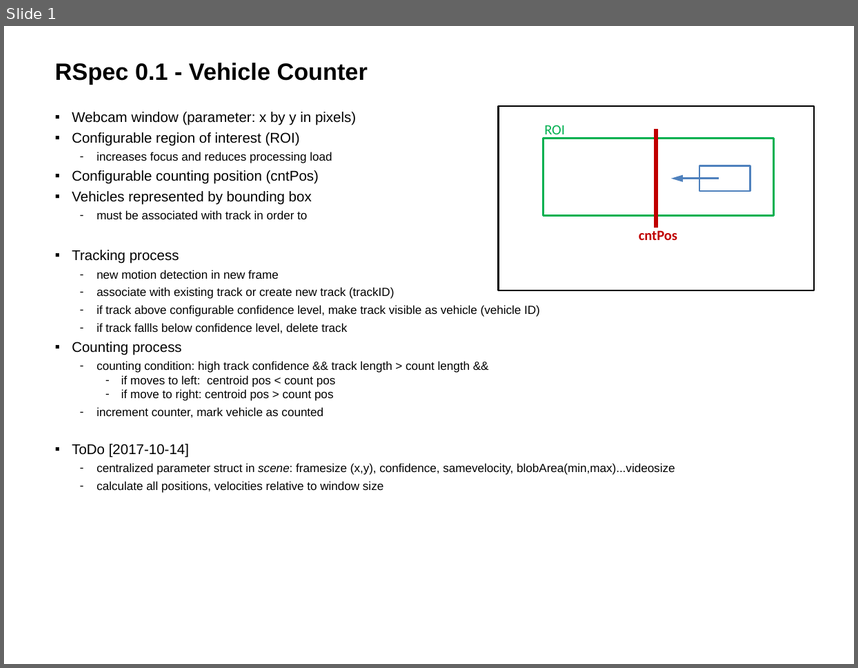
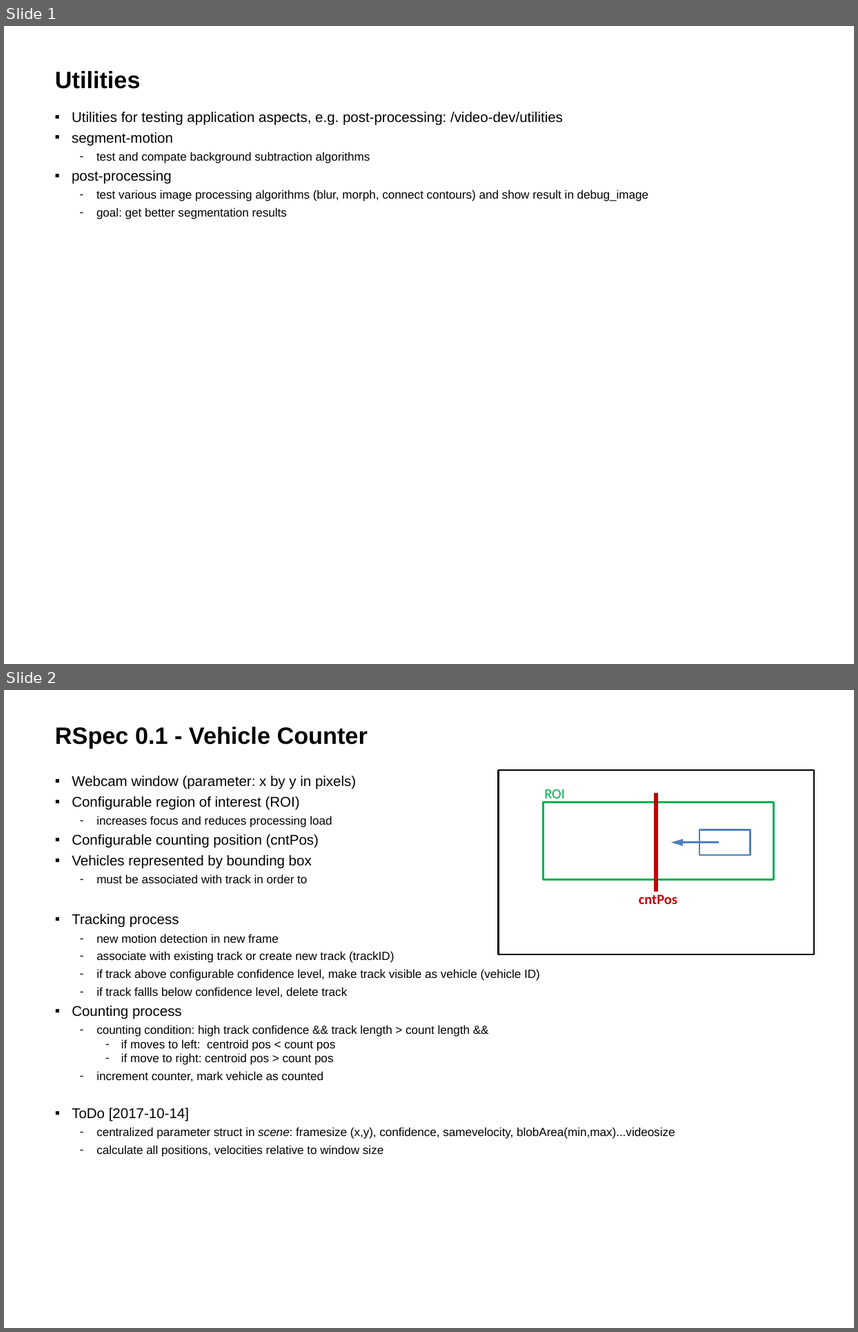
Before and after one commit to HwyToHell/video-dev, a slide deck: car-count/MotionDetection+ObjectTrackingV4.pptx. Shown one above the other, each under a label of ours: slide 1 before the commit, slides 1 and 2 after it. The pictures are 858x668 and 858x1332 pixels, drawn with LibreOffice and Linux fonts; fonts in the diff are those of the drawing. Boxes give left, top, right and bottom in pixels: in the first picture for what was removed or moved away, otherwise in the second. Text is boxed around its words. In the diff, an @@ line names an element or a change of style, - is before the commit and + after.

```diff
--- a/car-count/MotionDetection+ObjectTrackingV4.pptx
+++ b/car-count/MotionDetection+ObjectTrackingV4.pptx
@@ slide 1 added at <box>4,26,854,664</box>, background #FFFFFF @@
@@ title added at <box>55,71,141,89</box>, 20 pt, text #000000, bold @@
+Utilities
@@ text added at <box>72,112,648,219</box>, 10 pt, text #000000 @@
+▪ Utilities for testing application aspects, e.g. post-processing: /video-dev/utilities
+▪ segment-motion
+  – test and compate background subtraction algorithms
+▪ post-processing
+  – test various image processing algorithms (blur, morph, connect contours) and show result in debug_image
+  – goal: get better segmentation results
@@ what was slide 1 is now slide 2 @@
```
Also in this commit, not shown: 1 other slide added, 26 other files.
